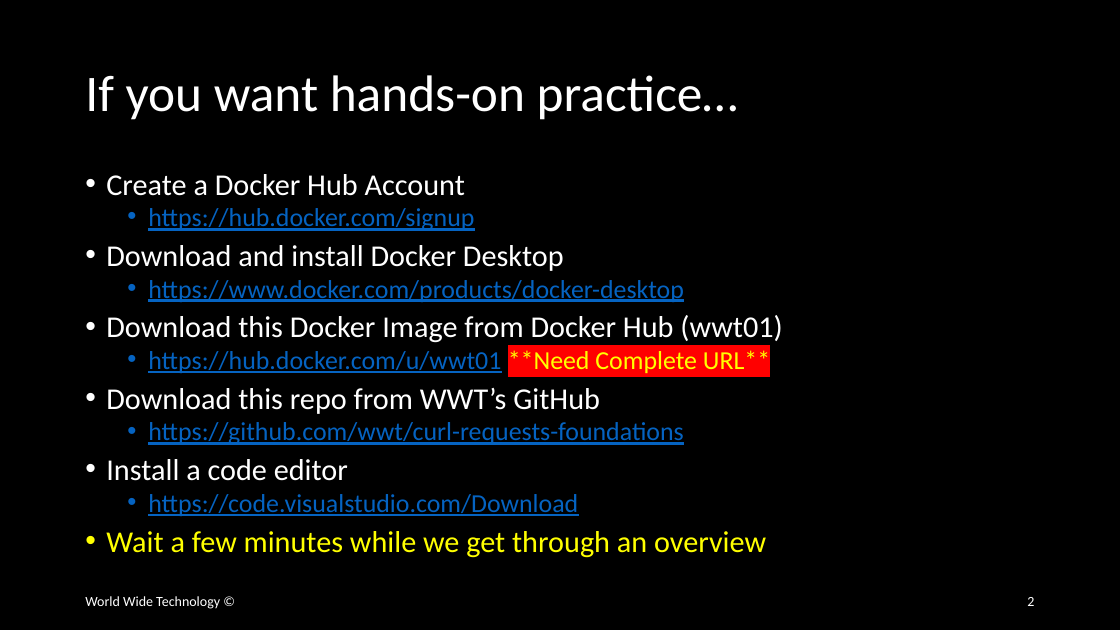
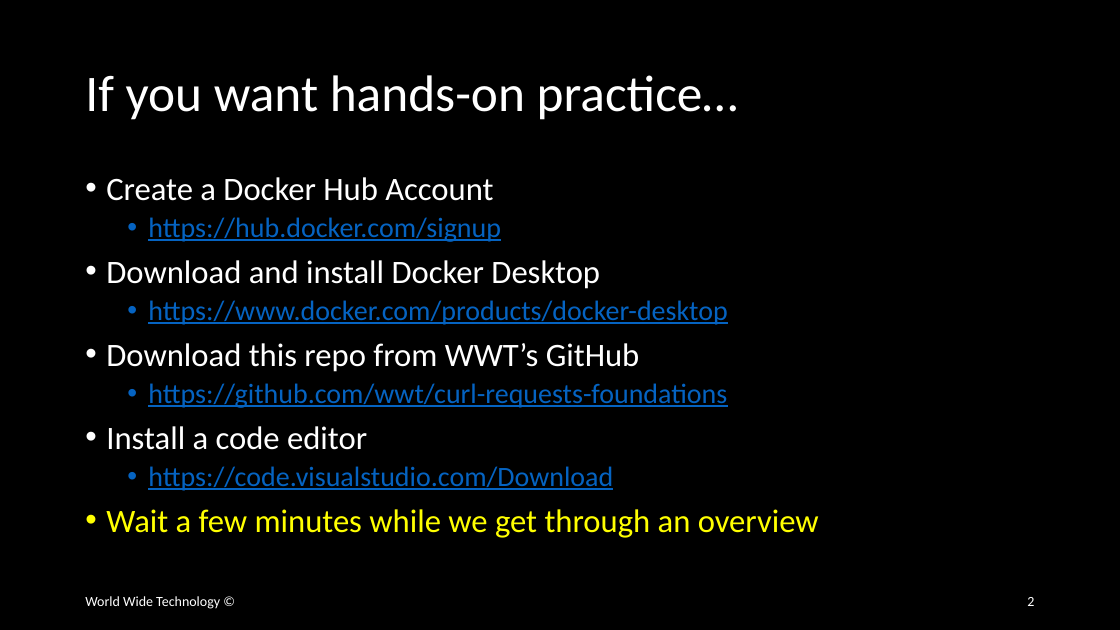
Before and after one commit to wwt/curl-requests-foundations, a slide deck: slide 2 of curl-requests-foundations.pptx. Drawn at 1120x630 pixels with LibreOffice and Linux fonts; fonts in the diff are those of the drawing. Boxes give left, top, right and bottom in pixels: in the first picture for what was removed or moved away, otherwise in the second. Text is boxed around its words. In the diff, an @@ line names an element or a change of style, - is before the commit and + after.

Commit message:
Built outline for slide with instructions to access the hands-on environment

```diff
--- a/curl-requests-foundations.pptx
+++ b/curl-requests-foundations.pptx
@@ text "Create a Docker Hub Account" at box(106, 177, 819, 538): size 25.9 to 28 pt in "Create a Docker Hub Account", "Download and install Docker Desktop", "Download this repo from WWT’s GitHub", "Install a code editor" and 1 more places; size 22.2 to 24 pt in "https://hub.docker.com/signup", "https://www.docker.com/products/docker-desktop", "https://github.com/wwt/curl-requests-foundations", "https://code.visualstudio.com/Download"; line spacing 0.8 to 0.9 @@
@@ text at box(106, 315, 782, 374): paragraphs removed @@
-• Download this Docker Image from Docker Hub (wwt01)
-  • https://hub.docker.com/u/wwt01 **Need Complete URL**
```
Also in this commit, not shown: 1 other slide changed.
